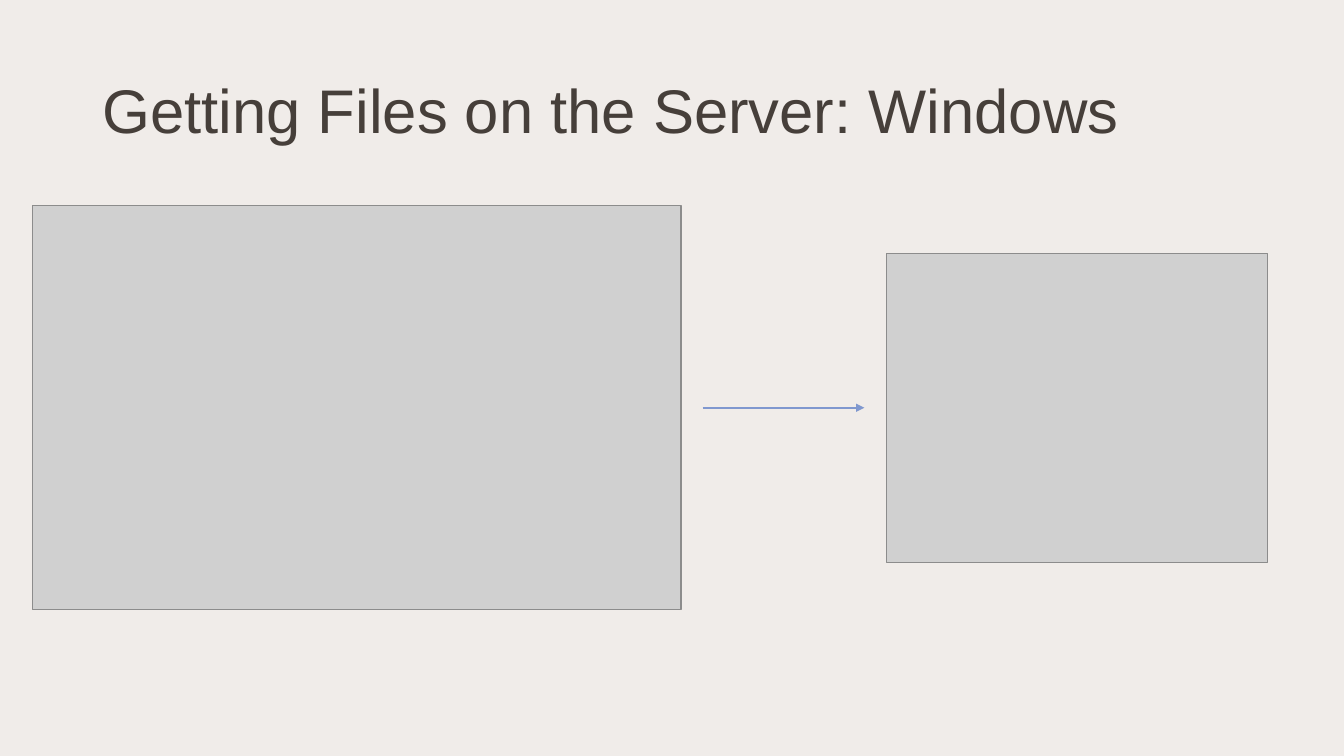
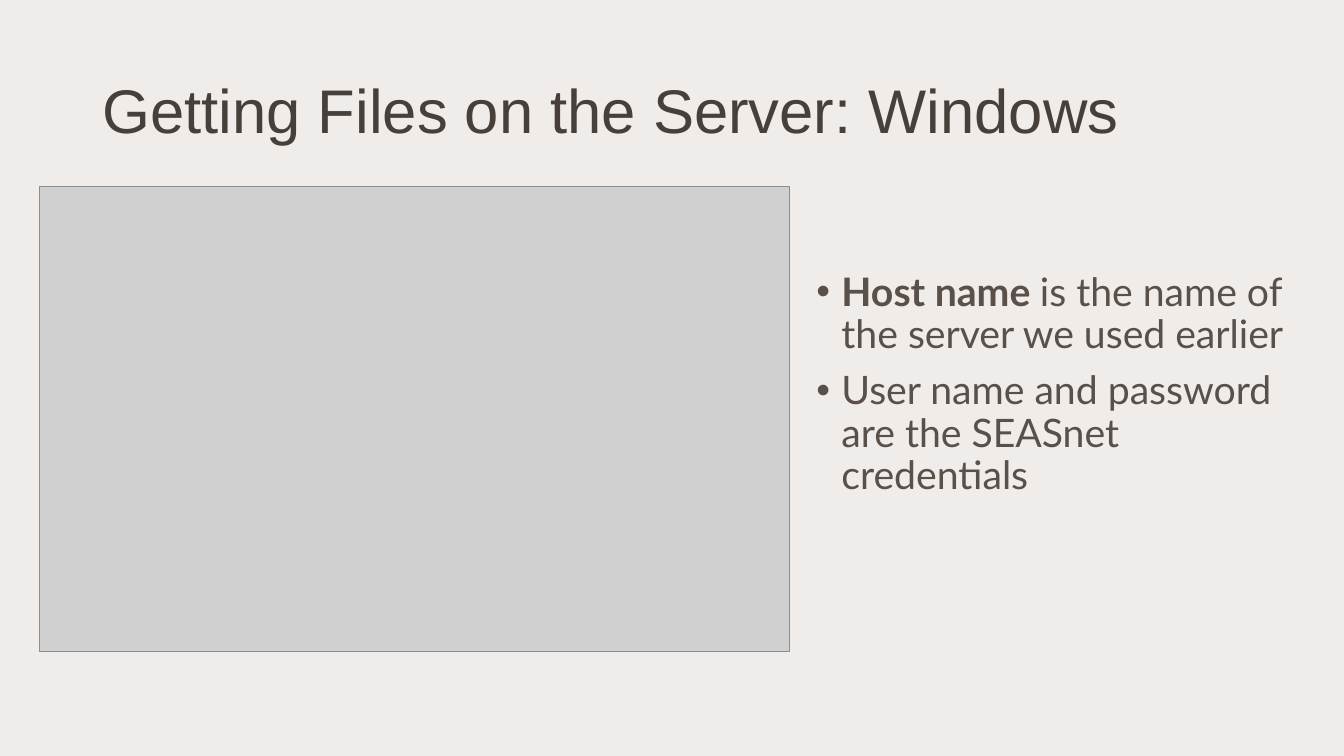
Before and after one commit to kyleromero98/Code-Camp, a slide deck: slide 11 of Week-3/Using the Linux Servers.pptx (slide 8 before the commit). Drawn at 1344x756 pixels with LibreOffice and Linux fonts; fonts in the diff are those of the drawing; grey boxes stand for pictures. Boxes give left, top, right and bottom in pixels: in the first picture for what was removed or moved away, otherwise in the second. Text is boxed around its words. In the diff, an @@ line names an element or a change of style, - is before the commit and + after.

```diff
--- a/Week-3/Using the Linux Servers.pptx
+++ b/Week-3/Using the Linux Servers.pptx
@@ picture: place and size @@
-picture at [32, 206, 682, 610]
+picture at [39, 187, 790, 652]
@@ picture removed at [886, 253, 1267, 563] @@
@@ text added at [841, 277, 1283, 490], 28 pt, text #5A504A @@
+• Host name is the name of the server we used earlier
+• User name and password are the SEASnet credentials
@@ arrow removed from (703, 408) to (865, 408) @@
```
Also in this commit, not shown: 4 other slides changed, 8 slides added.
